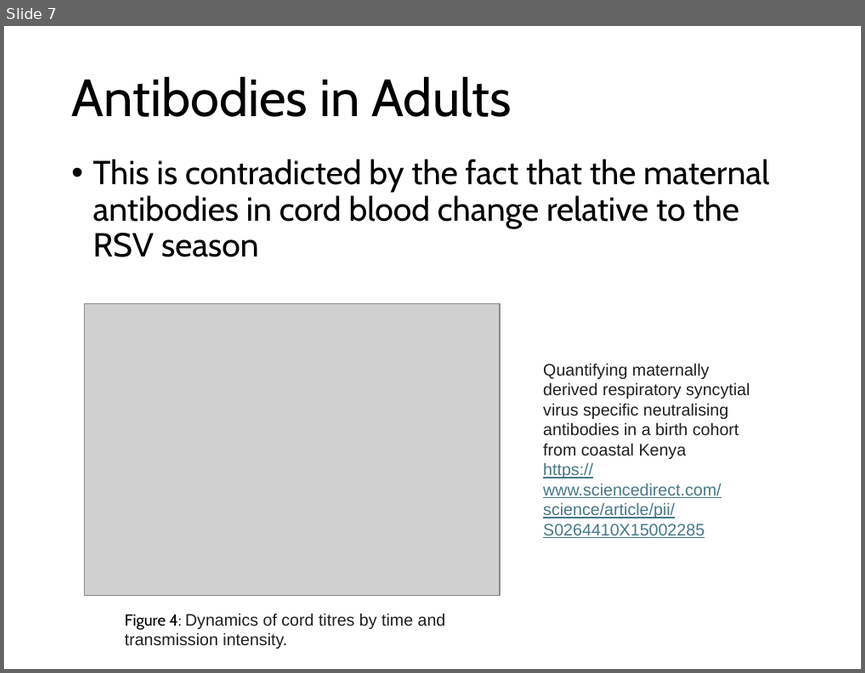
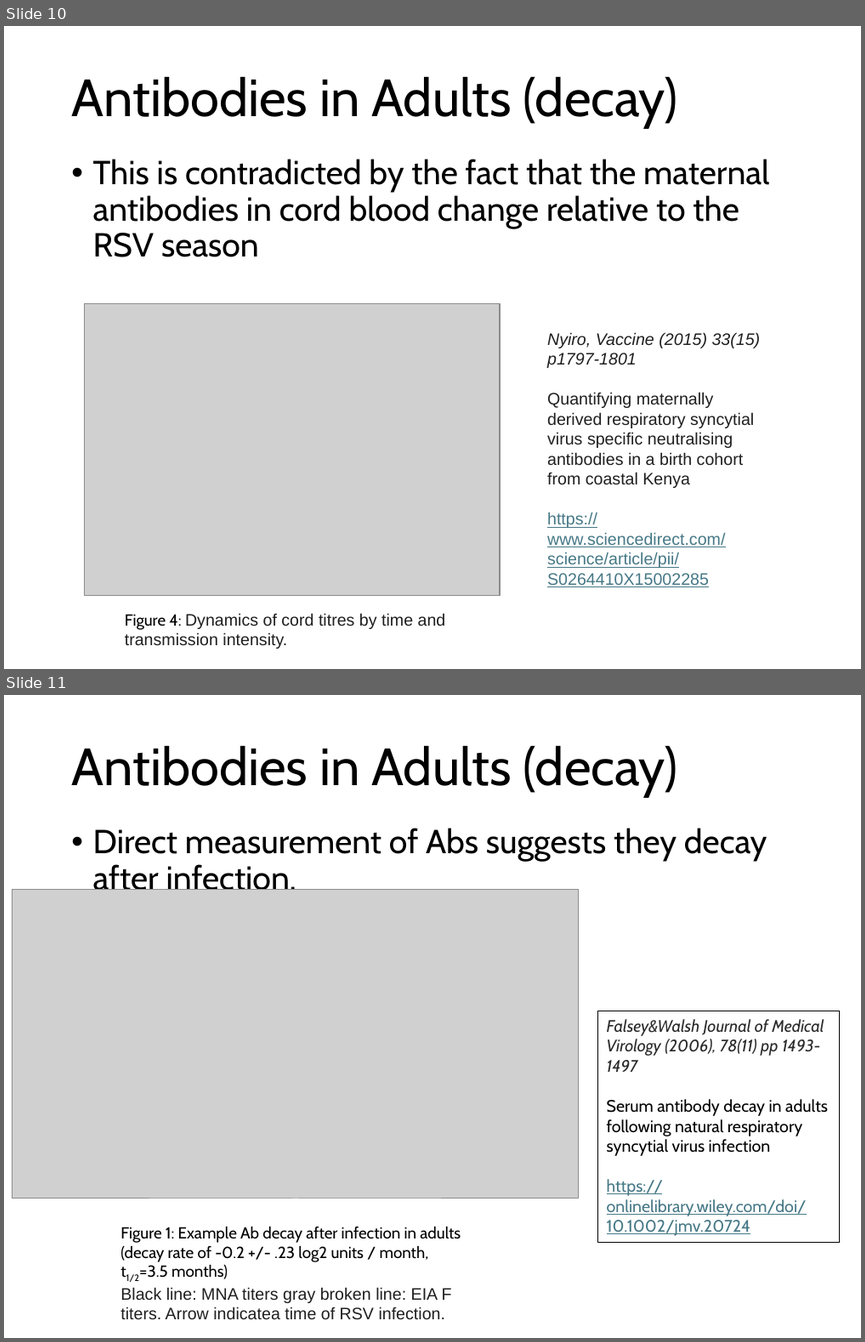
Before and after one commit to deborahcromer/RSVcorrelates, a slide deck: raw-data/RSV Data Summary.pptx. Shown one above the other, each under a label of ours: slide 7 before the commit, slides 10 and 11 after it. The pictures are 865x673 and 865x1342 pixels, drawn with LibreOffice and Linux fonts; fonts in the diff are those of the drawing; grey boxes stand for pictures. Boxes give left, top, right and bottom in pixels: in the first picture for what was removed or moved away, otherwise in the second. Text is boxed around its words. In the diff, an @@ line names an element or a change of style, - is before the commit and + after.

```diff
--- a/raw-data/RSV Data Summary.pptx
+++ b/raw-data/RSV Data Summary.pptx
@@ slide 11 added at (x1=4, y1=695, x2=861, y2=1338), background #FFFFFF @@
@@ title added at (x1=71, y1=745, x2=678, y2=797), 44 pt, text #000000 @@
+Antibodies in Adults (decay)
@@ text added at (x1=93, y1=828, x2=766, y2=897), 28 pt, text #000000 @@
+• Direct measurement of Abs suggests they decay after infection.
@@ picture added at (x1=12, y1=890, x2=578, y2=1198) @@
@@ rectangle added at (x1=598, y1=1011, x2=840, y2=1242), outline #000000 0.75 pt, 14 pt, text #000000 @@
+Falsey&Walsh Journal of Medical Virology (2006), 78(11) pp 1493-1497
+Serum antibody decay in adults following natural respiratory syncytial virus infection
+https://onlinelibrary.wiley.com/doi/10.1002/jmv.20724
@@ text added at (x1=120, y1=1225, x2=460, y2=1320), 13.5 pt, text #000000 @@
+Figure 1: Example Ab decay after infection in adults
+(decay rate of -0.2 +/- .23 log2 units / month, t1/2=3.5 months)
+Black line: MNA titers gray broken line: EIA F titers. Arrow indicatea time of RSV infection.
@@ what was slide 7 is now slide 10 @@
@@ slide 10 changed as well @@
@@ title at (x1=71, y1=76, x2=678, y2=128): text changed @@
-Antibodies in Adults
+Antibodies in Adults (decay)
@@ text "Nyiro, Vaccine (2015) 33(15) p1797-1801" moved from (x1=543, y1=363, x2=749, y2=538) to (x1=547, y1=332, x2=760, y2=587) @@
@@ text at (x1=547, y1=332, x2=760, y2=368): paragraph added @@
+Nyiro, Vaccine (2015) 33(15) p1797-1801
```
Also in this commit, not shown: 9 other slides changed, 4 other slides added, 1 slide removed, 1 other file.
